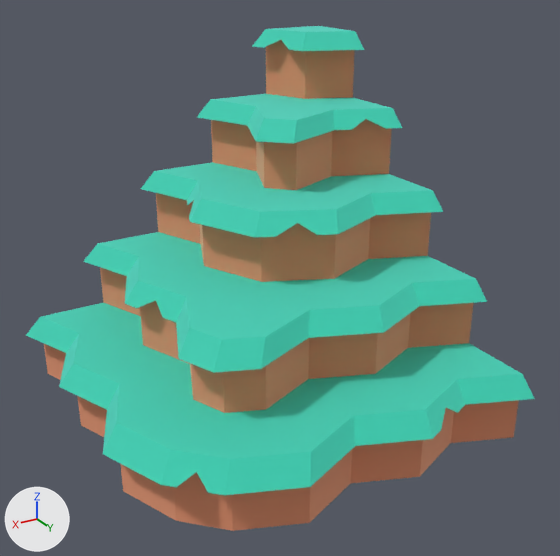
The glTF model packs/nature-kit/cliff-stepscorner-rock.glb, before and after one commit.
Before and after are seen from a 50 mm lens placed at (0.97, 1.704, 1.193), pointed at (-0.006, 0.078, 0.38). Lighting does not change. The marker at lower left points along +X, +Y and +Z. The older version comes first. Where no turn or scale is listed for an object, it has been applied to the vertices.

The older version as bpy lines, for what is in view:
```python
mat_dirt = principled_material('dirt')
mat_dirt.base_color = (0.886, 0.514, 0.341)  # beige #f2be9e
mat_dirt.metallic = 1.0
mat_dirt.roughness = 1.0
mat_grass = principled_material('grass')
mat_grass.base_color = (0.173, 0.847, 0.722)  # cyan #73eddd
mat_grass.metallic = 1.0
mat_grass.roughness = 1.0
me_mesh_cliff_stepscorner_rock = bpy.data.meshes.new('Mesh cliff_stepsCorner_rock')
me_mesh_cliff_stepscorner_rock.from_pydata(...)  # 140 vertices, 245 faces; spans x -0.5..0.55, y -0.5..0.55, z 0.0..1.0
# faces by material slot: [99, 146]
me_mesh_cliff_stepscorner_rock.materials.append(mat_dirt)  # beige #f2be9e
me_mesh_cliff_stepscorner_rock.materials.append(mat_grass)  # cyan #73eddd
ob_cliff_stepscorner_rock = bpy.data.objects.new('cliff_stepsCorner_rock', me_mesh_cliff_stepscorner_rock)
ob_cliff_stepscorner_rock.location = (0.0, 0.0, -0.05)
```
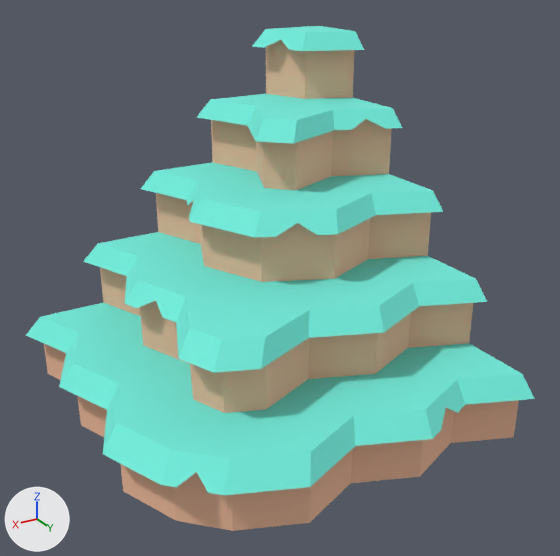
Pixel boxes [x1, y1, x2, y2] of what changed, in the pictures (560 x 556 px):
'cliff_stepsCorner_rock', surface changed: [26, 26, 535, 531] in both

Diff of the bpy script that builds the scene:
```diff
--- a/packs/nature-kit/cliff-stepscorner-rock.glb.py
+++ b/packs/nature-kit/cliff-stepscorner-rock.glb.py
@@ mat_dirt @@
 mat_dirt.base_color = (0.886, 0.514, 0.341)  # beige #f2be9e
-mat_dirt.metallic = 1.0
 mat_dirt.roughness = 1.0
@@ mat_grass @@
 mat_grass.base_color = (0.173, 0.847, 0.722)  # cyan #73eddd
-mat_grass.metallic = 1.0
 mat_grass.roughness = 1.0
@@ ob_tmpparent @@
-ob_tmpparent = bpy.data.objects.new('tmpParent', None)
-ob_tmpparent.location = (0.0, 0.0, 0.0)
```
